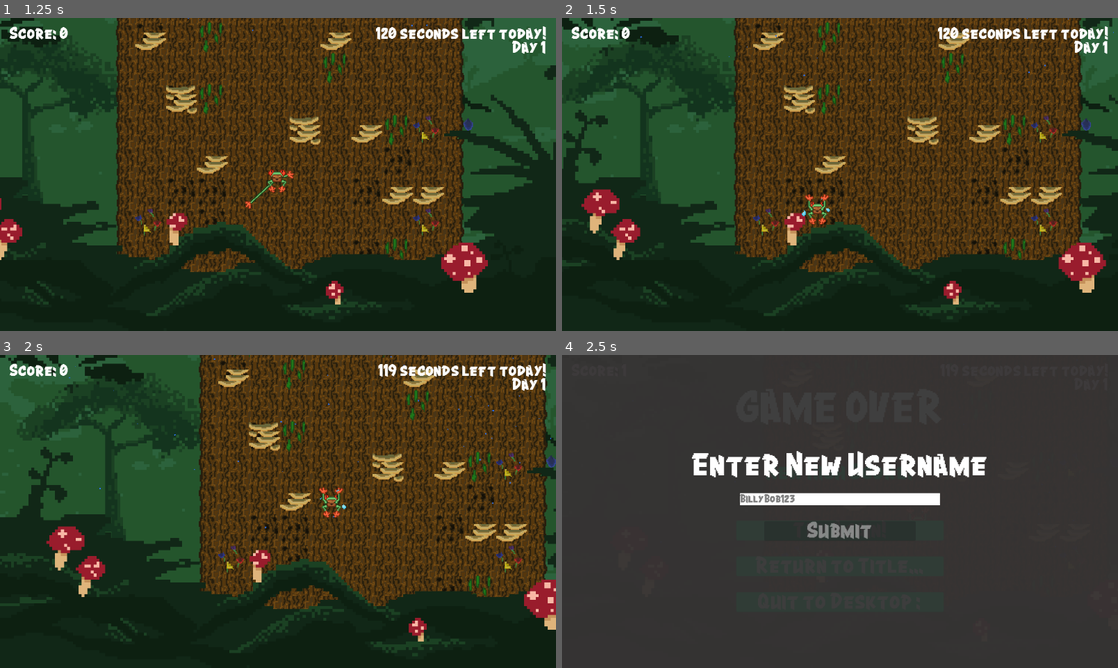
Above: before the commit, frames 1-4 (two rows, left to right).
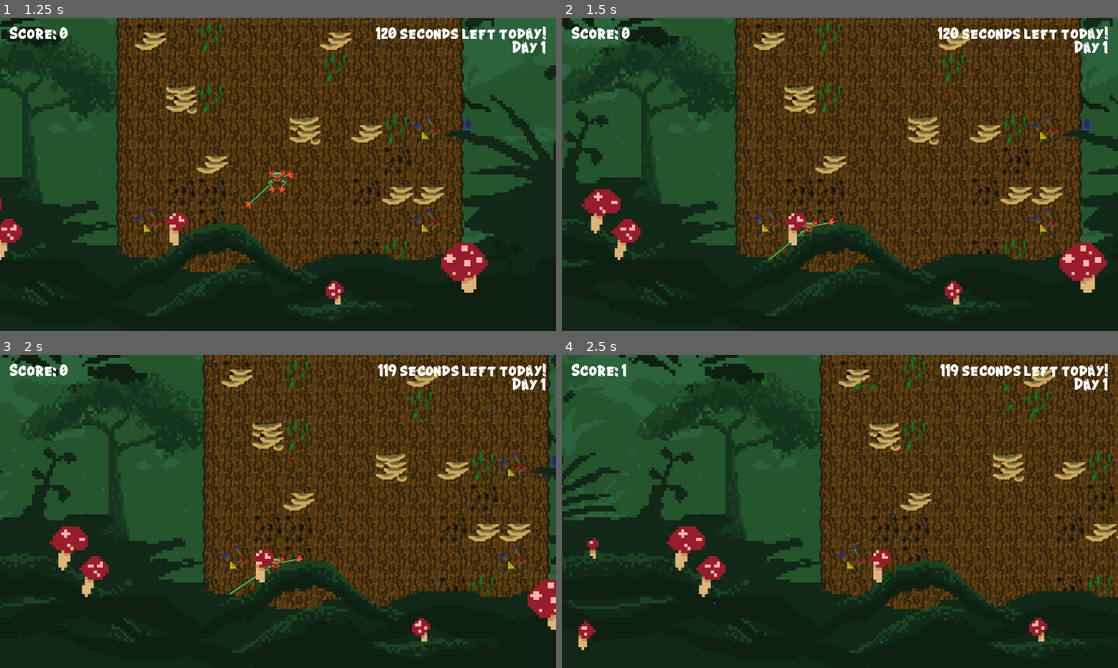
Above: after the commit, the same moments.

Repository: Team-Goose/brackeys-12-game-jam
Game: Godot game, scene res://game.tscn
The game is run twice, just before and just after one commit, with the same random seed, the same clock (stepped at 60 frames per second) and the same inputs. Sound files missing from this copy of the repository are replaced by a short silence.
Inputs (mouse positions are in pixels of both pictures, inside the frame that each line leads up to):
- Up to frame 1 (1.25 s): click "Play!" at 0.5 s
- Up to frame 2 (1.5 s): move the mouse to (684, 315) at 1.27 s; press the mouse at (684, 315) at 1.28 s; hold Right (right) from 1.28 s (still down)
- Up to frame 3 (2 s): keep holding Right (right)
- Up to frame 4 (2.5 s): move the mouse to (762, 621) at 2.02 s; release Right (right) at 2.03 s; release the mouse at (762, 621) at 2.03 s; hold Left (left) from 2.03 s (still down); click (762, 621) at 2.1 s

Frame 1 is identical in both runs. In frame 2, 8.3% of the frame differs, in the area x 0-100%, y 0-97%; in frame 3, 26%; in frame 4, 99%, in the area x 0-100%, y 0-100%.

Commit message:
stamina and bg tweaks

Diff:
--- a/game.gd
+++ b/game.gd
@@ -124,6 +124,7 @@
 	var game_over_instance: GameOverMenu = game_over_menu_preload.instantiate()
 	game_over_instance.connect('try_again_pressed', reset_play)
 	game_over_instance.connect('return_to_title_pressed', return_to_title)
+	game_over_instance.connect('quit_pressed', quit)
 	game_over_instance.high_score = true if high_score <= score else false
 	$CanvasLayer.add_child(game_over_instance)
 	if username == '':
--- a/scenes/tree_hold_mapper.tscn
+++ b/scenes/tree_hold_mapper.tscn
@@ -21,16 +21,17 @@
 z_index = 5
 position = Vector2(576, 324)
 
-[node name="ParallaxBackground" type="ParallaxBackground" parent="."]
+[node name="ParallaxBackground" type="ParallaxBackground" parent="Player"]
 
-[node name="ParallaxLayer" type="ParallaxLayer" parent="ParallaxBackground"]
+[node name="ParallaxLayer" type="ParallaxLayer" parent="Player/ParallaxBackground"]
 z_index = -2
 z_as_relative = false
+position = Vector2(576, 324)
 motion_mirroring = Vector2(0, 7332)
 
-[node name="StitchedBG" type="Sprite2D" parent="ParallaxBackground/ParallaxLayer"]
+[node name="StitchedBG" type="Sprite2D" parent="Player/ParallaxBackground/ParallaxLayer"]
 texture_filter = 1
-position = Vector2(554, -4851)
+position = Vector2(-22, -5175)
 scale = Vector2(6.10976, 6.10976)
 texture = ExtResource("3_47w6v")
 
--- a/scripts/player.gd
+++ b/scripts/player.gd
@@ -22,6 +22,7 @@
 var go_direction := Vector2((randf()-0.5) * 500.0, -500)
 var last_pos := Vector2(0.0, 0.0)
 var start_time := Time.get_ticks_msec()
+var bad_holds_in_a_row := 0
 
 func _ready() -> void:
 	sweat.play()
@@ -37,7 +38,13 @@
 		if result.size() == 1:
 			var tree_cell: TreeCell = result.front().collider.get_parent()
 
-			stamina = (float(tree_cell.hold_strength) / float(storm_strength)) * stamina + 0.1
+			var x = float(tree_cell.hold_strength) - float(storm_strength)
+			stamina = (3.65 / (1.0 + pow(x / 8.0, 2.0))) - 0.6
+			if stamina <= 1.5 || tree_cell.hold_strength <= 3:
+				bad_holds_in_a_row += 1
+				stamina -= bad_holds_in_a_row / 5.0
+			else:
+				bad_holds_in_a_row = 0
 
 			timer.start(stamina)
 			if tree_cell.hold_strength >= storm_strength: timer.stop()
@@ -62,7 +69,7 @@
 		$Forg/Control/Label.text = str(timer.time_left).pad_decimals(3)
 		last_pos = camera.global_position
 		var time_elapsed = Time.get_ticks_msec() - start_time
-		%Legs.global_rotation_degrees = 20 * sin(time_elapsed / 5000)
+		%Legs.global_rotation_degrees = 10 * sin(time_elapsed / 1200)
 	else:
 		camera.global_position = last_pos
 		forg.global_position += go_direction * delta
@@ -94,12 +101,10 @@
 	lhand.rotation = forg.global_position.angle_to_point(lhand.global_position) + deg_to_rad(90)
 	rhand.rotation = forg.global_position.angle_to_point(rhand.global_position) + deg_to_rad(90)
 
-
 func _on_storm_strength_change(val: int) -> void:
 	if storm_strength != val:
 		storm_strength = val
 		storm_strength_changed.emit(val)
-
 
 func _on_timer_timeout() -> void:
 	if player_alive:
